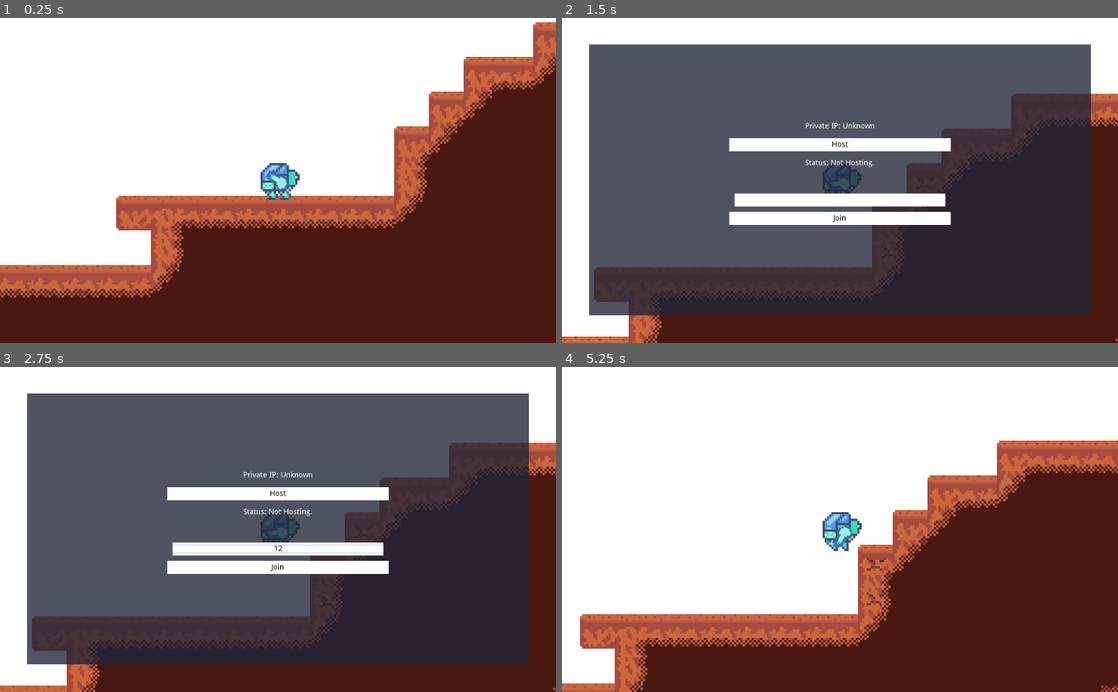
Above: before the commit, frames 1-4 (two rows, left to right).
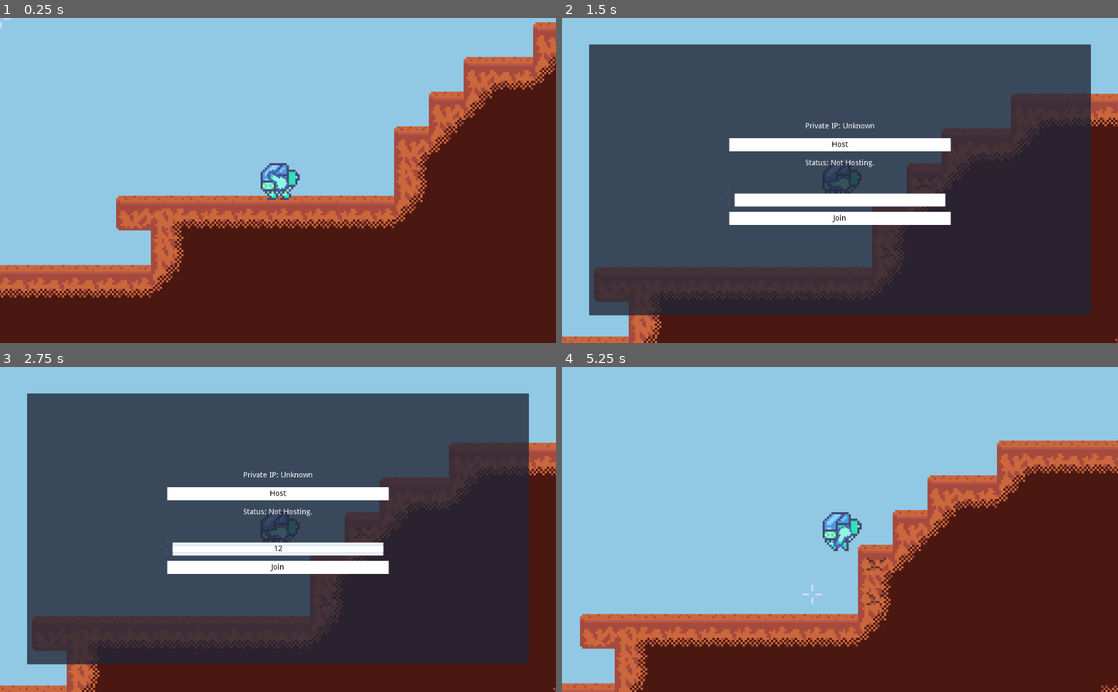
Above: after the commit, the same moments.

Repository: MichaelRRyan/Mecha-Miners
Game: Godot game, scene res://scenes/Gameplay.tscn
Same seed, same stepped clock (60 frames per second), same inputs: the game is played once before the commit and once after it.
Inputs (mouse positions are in pixels of both pictures, inside the frame that each line leads up to):
- Up to frame 1 (0.25 s): no input
- Up to frame 2 (1.5 s): tap Enter at 0.5 s; move the mouse to (962, 164) at 0.52 s; press the mouse at (962, 164) at 0.53 s; hold D (move_right) from 0.53 s (still down); tap W (jump) at 0.77 s; move the mouse to (728, 196) at 1.27 s; release the mouse at (728, 196) at 1.28 s; tap H (toggle_network_panel) at 1.35 s
- Up to frame 3 (2.75 s): tap W (jump) at 1.52 s; release D (move_right) at 2 s; click (278, 549) at 2.02 s; type "12" at 2.1 s
- Up to frame 4 (5.25 s): click "Host" at 2.75 s; click "Join" at 3.5 s; move the mouse to (895, 458) at 4.27 s; press the mouse at (895, 458) at 4.28 s; hold A (move_left) 4.28-5.03 s; move the mouse to (812, 594) at 5.02 s; release the mouse at (812, 594) at 5.03 s; hold D (move_right) from 5.03 s (still down); tap H (toggle_network_panel) at 5.1 s

The runs differ from the first frame. In frame 1, 48% of the frame differs, in the area x 0-100%, y 0-77%; in frame 2, 14%; in frame 3, 14%; in frame 4, 57%, in the area x 0-100%, y 0-98%.
Error in both runs: Invalid call. Nonexistent function 'close_server' in base 'Node (Network.gd)'. (res://scripts/NetworkPanel.gd:47)

Commit message:
Added a aiming reticle to replace the mouse cursor

Diff:
--- a/project.godot
+++ b/project.godot
@@ -53,5 +53,5 @@
 
 [rendering]
 
-environment/default_clear_color=Color( 1, 1, 1, 1 )
+environment/default_clear_color=Color( 0.572549, 0.792157, 0.898039, 1 )
 environment/default_environment="res://default_env.tres"
--- /dev/null
+++ b/scenes/Cursor.tscn
@@ -0,0 +1,23 @@
+[gd_scene load_steps=4 format=2]
+
+[ext_resource path="res://Scripts/Cursor.gd" type="Script" id=1]
+[ext_resource path="res://assets/images/spritesheet.png" type="Texture" id=2]
+
+[sub_resource type="CircleShape2D" id=1]
+radius = 1.0
+
+[node name="Cursor" type="Sprite"]
+z_index = 100
+texture = ExtResource( 2 )
+region_enabled = true
+region_rect = Rect2( 175, 64, 17, 17 )
+script = ExtResource( 1 )
+hover_color = Color( 0.960784, 0.313726, 0.313726, 1 )
+
+[node name="Detector" type="Area2D" parent="."]
+
+[node name="CollisionShape2D" type="CollisionShape2D" parent="Detector"]
+shape = SubResource( 1 )
+
+[connection signal="body_entered" from="Detector" to="." method="_on_Detector_body_entered"]
+[connection signal="body_exited" from="Detector" to="." method="_on_Detector_body_exited"]
--- a/scenes/Gameplay.tscn
+++ b/scenes/Gameplay.tscn
@@ -1,10 +1,11 @@
-[gd_scene load_steps=6 format=2]
+[gd_scene load_steps=7 format=2]
 
 [ext_resource path="res://scenes/Player.tscn" type="PackedScene" id=1]
 [ext_resource path="res://scenes/Terrain.tscn" type="PackedScene" id=2]
 [ext_resource path="res://scenes/GUIManager.tscn" type="PackedScene" id=3]
 [ext_resource path="res://scripts/BulletManager.gd" type="Script" id=4]
 [ext_resource path="res://scripts/Gameplay.gd" type="Script" id=5]
+[ext_resource path="res://scenes/Cursor.tscn" type="PackedScene" id=6]
 
 [node name="Gameplay" type="Node2D"]
 script = ExtResource( 5 )
@@ -27,3 +28,5 @@
 script = ExtResource( 4 )
 
 [node name="GUIManager" parent="." instance=ExtResource( 3 )]
+
+[node name="Cursor" parent="." instance=ExtResource( 6 )]
--- /dev/null
+++ b/scripts/Cursor.gd
@@ -0,0 +1,16 @@
+extends Sprite
+
+export var standard_color : Color = Color(1, 1, 1)
+export var hover_color : Color = Color(1, 0, 0)
+
+func _ready():
+	Input.set_mouse_mode(Input.MOUSE_MODE_HIDDEN)
+
+func _process(_delta):
+	position = get_global_mouse_position()
+
+func _on_Detector_body_entered(_body):
+	modulate = hover_color
+
+func _on_Detector_body_exited(_body):
+	modulate = standard_color
Binary file changed: assets/images/spritesheet.png
